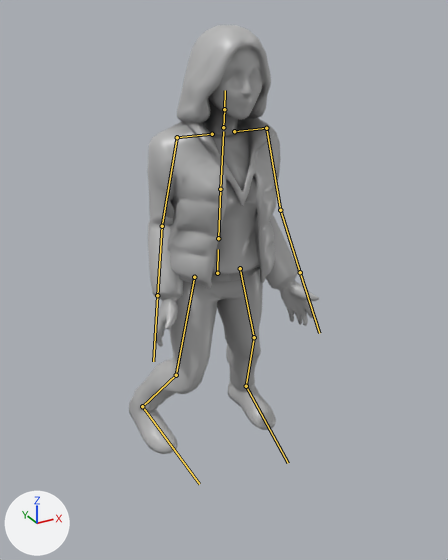
A saved change to the glTF model app/story/models/vecina.glb.
Both versions are drawn from a camera (50 mm lens) standing at (-1.001, -1.848, 1.777) and looking at (0.031, 0.03, 0.838). The lights are fixed; the arrows at lower left show +X, +Y and +Z. The older version comes first. Both versions are drawn at frame 9 of the action 'Walk'; the numbers are the values there. The bones that bend it are drawn over the model as lines.

In view in the first picture: 'vecina'.
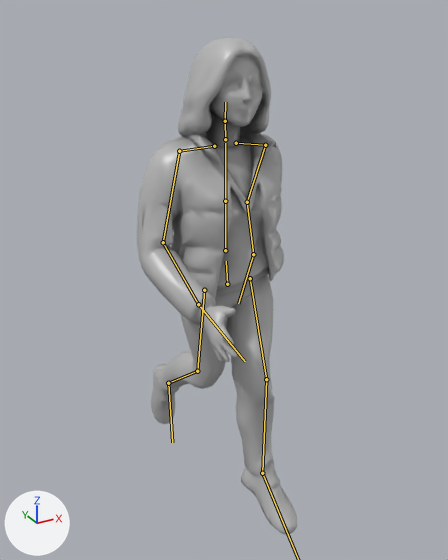
Commit message: feat(web): figures walk with Mixamo motion capture

Where the change shows, as pixel boxes (x1, y1, x2, y2) in the pictures (448 x 560 px):
'vecina', posed (15% narrower, 16% taller): before (129, 25, 319, 454); after (136, 38, 297, 535)
bone 'hips', root to tip: before (217, 273) to (218, 249); after (227, 284) to (226, 261)
bone 'spine', root to tip: before (218, 238) to (220, 189); after (225, 250) to (225, 201)
bone 'chest', root to tip: before (220, 189) to (223, 131); after (225, 201) to (225, 143)
bone 'neck', root to tip: before (223, 127) to (224, 109); after (225, 139) to (225, 121)
bone 'head', root to tip: before (224, 109) to (225, 90); after (225, 121) to (225, 102)
bone 'shoulder.L', root to tip: before (234, 131) to (266, 128); after (236, 143) to (265, 145)
bone 'upper_arm.L', root to tip: before (266, 128) to (280, 210); after (265, 145) to (247, 202)
bone 'forearm.L', root to tip: before (280, 210) to (300, 272); after (247, 202) to (253, 254)
bone 'hand.L', root to tip: before (300, 272) to (319, 333); after (253, 254) to (238, 303)
bone 'shoulder.R', root to tip: before (212, 134) to (177, 137); after (214, 146) to (179, 151)
bone 'upper_arm.R', root to tip: before (177, 137) to (162, 226); after (179, 151) to (163, 242)
bone 'forearm.R', root to tip: before (162, 226) to (157, 295); after (163, 242) to (198, 304)
bone 'hand.R', root to tip: before (157, 295) to (153, 361); after (198, 304) to (245, 361)
bone 'thigh.L', root to tip: before (240, 268) to (254, 337); after (250, 278) to (266, 379)
bone 'shin.L', root to tip: before (254, 337) to (246, 386); after (266, 379) to (262, 473)
bone 'thigh.R', root to tip: before (194, 277) to (176, 375); after (204, 290) to (197, 371)
bone 'shin.R', root to tip: before (176, 375) to (142, 406); after (197, 371) to (168, 383)
bone 'foot.R', root to tip: before (142, 406) to (199, 484); after (168, 383) to (172, 442)

What the commit changed:
Bone 'hips' (bone_hips) moves from (0.003, 0.016, 0.0) to (0.03, -0.024, 0.029).
Bone 'hips' (bone_hips) turns from (3, -2, -1) to (0, -4, 4) degrees about its own x, y and z.
Bone 'spine' (bone_spine) turns from (2, 1, 0) to (3, 4, -2) degrees about its own x, y and z.
Bone 'chest' (bone_chest) turns from (0, 2, 0) to (-3, 2, -2) degrees about its own x, y and z.
Bone 'neck' (bone_neck) turns from (0, 0, 0) to (-5, -1, -2) degrees about its own x, y and z.
Bone 'head' (bone_head) turns from (-2, -1, 0) to (1, -2, -1) degrees about its own x, y and z.
Bone 'shoulder.L' (bone_shoulder_l) turns from (0, 0, 0) to (-10, 8, 2) degrees about its own x, y and z.
Bone 'upper_arm.L' (bone_upper_arm_l) turns from (-23, -1, 20) to (10, -11, 33) degrees about its own x, y and z.
Bone 'forearm.L' (bone_forearm_l) turns from (-12, -1, -10) to (-22, -3, -16) degrees about its own x, y and z.
Bone 'hand.L' (bone_hand_l) turns from (0, 0, 0) to (-5, 38, 18) degrees about its own x, y and z.
Bone 'shoulder.R' (bone_shoulder_r) turns from (0, 0, 0) to (-2, 0, -2) degrees about its own x, y and z.
Bone 'upper_arm.R' (bone_upper_arm_r) turns from (-15, -3, -26) to (-19, -23, -2) degrees about its own x, y and z.
Bone 'forearm.R' (bone_forearm_r) turns from (-9, 1, 8) to (-35, 8, 26) degrees about its own x, y and z.
Bone 'hand.R' (bone_hand_r) turns from (0, 0, 0) to (-6, -13, 13) degrees about its own x, y and z.
Bone 'thigh.L' (bone_thigh_l) turns from (9, 0, 0) to (-33, -2, 15) degrees about its own x, y and z.
Bone 'shin.L' (bone_shin_l) turns from (9, 0, 0) to (19, -6, -11) degrees about its own x, y and z.
Bone 'foot.L' (bone_foot_l) turns from (-14, 0, 0) to (26, 2, 23) degrees about its own x, y and z.
Bone 'thigh.R' (bone_thigh_r) turns from (-9, 0, 0) to (6, 10, -11) degrees about its own x, y and z.
Bone 'shin.R' (bone_shin_r) turns from (41, 0, 0) to (38, -7, 12) degrees about its own x, y and z.
Bone 'foot.R' (bone_foot_r) turns from (-33, 0, 0) to (27, 14, -26) degrees about its own x, y and z.
